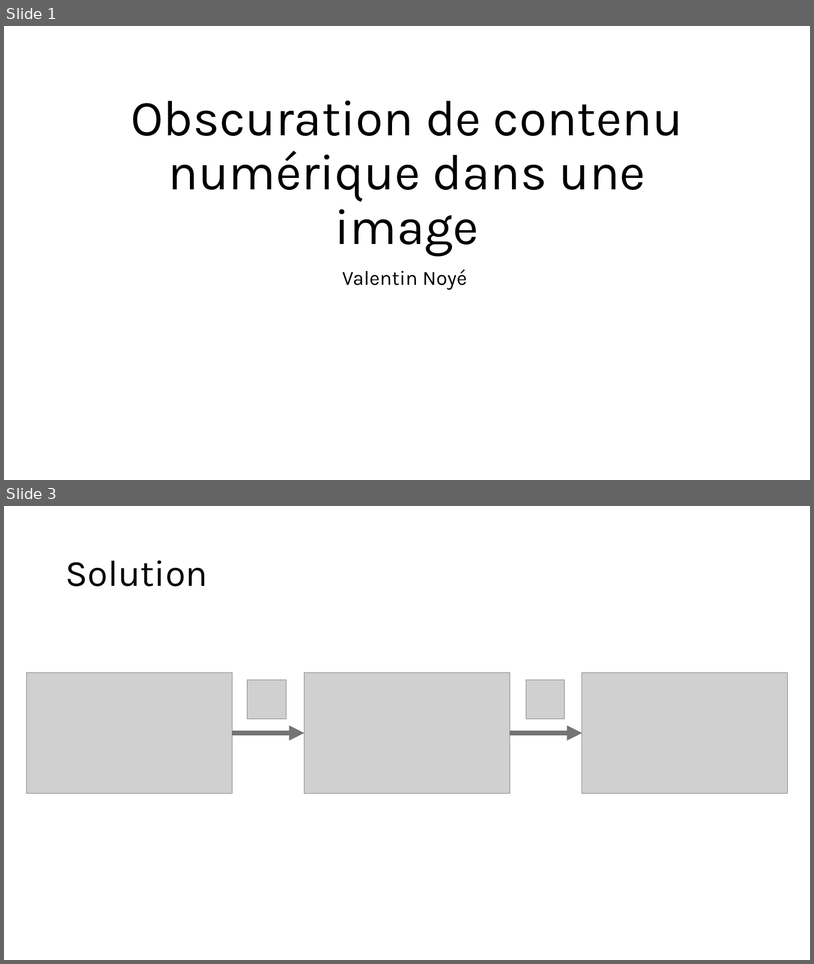
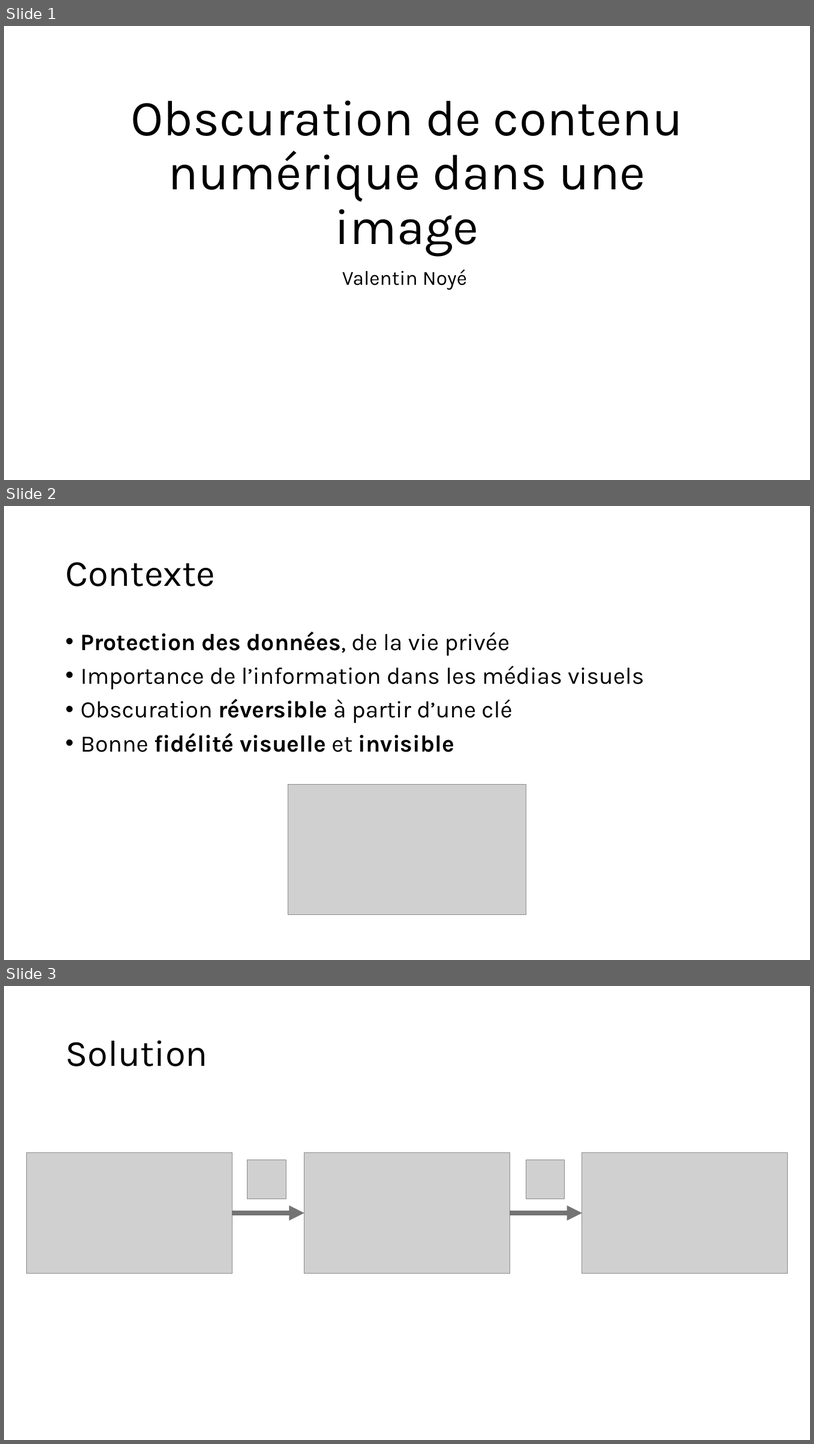
Before and after one commit to owilo/Stage, a slide deck: Documents/Slides/Obscuration de contenu numérique dans une image.pptx. Shown one above the other, each under a label of ours: slides 1 and 3 before the commit, slides 1, 2 and 3 after it; the slides between them are not shown. The pictures are 814x964 and 814x1444 pixels, drawn with LibreOffice and Linux fonts; fonts in the diff are those of the drawing; grey boxes stand for pictures. Boxes give left, top, right and bottom in pixels: in the first picture for what was removed or moved away, otherwise in the second. Text is boxed around its words. In the diff, an @@ line names an element or a change of style, - is before the commit and + after.

```diff
--- a/Documents/Slides/Obscuration de contenu numérique dans une image.pptx
+++ b/Documents/Slides/Obscuration de contenu numérique dans une image.pptx
@@ slide 2 added at (x1=4, y1=506, x2=810, y2=960), background #FFFFFF @@
@@ title added at (x1=65, y1=562, x2=215, y2=586), 44 pt, text #000000 @@
+Contexte
@@ text added at (x1=81, y1=631, x2=644, y2=752), 28 pt, text #000000 @@
+• Protection des données, de la vie privée
+• Importance de l’information dans les médias visuels
+• Obscuration réversible à partir d’une clé
+• Bonne fidélité visuelle et invisible
@@ picture added at (x1=288, y1=784, x2=526, y2=915) @@
```
Also in this commit, not shown: 6 slides changed, 16 other slides added, 7 slides removed.
